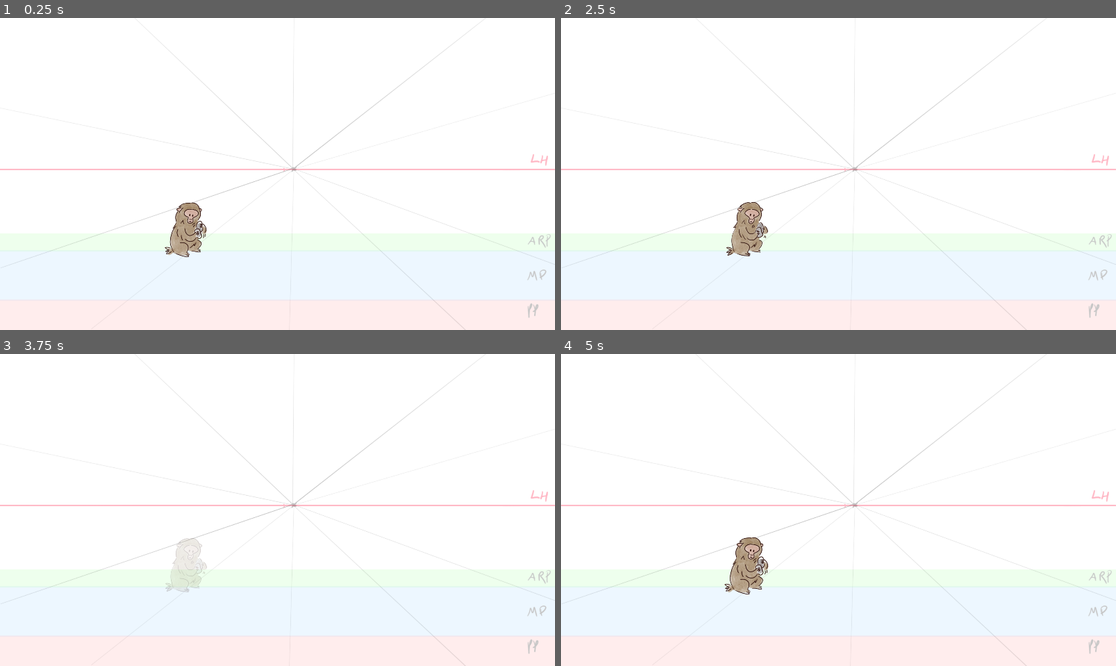
Above: before the commit, frames 1-4 (two rows, left to right).
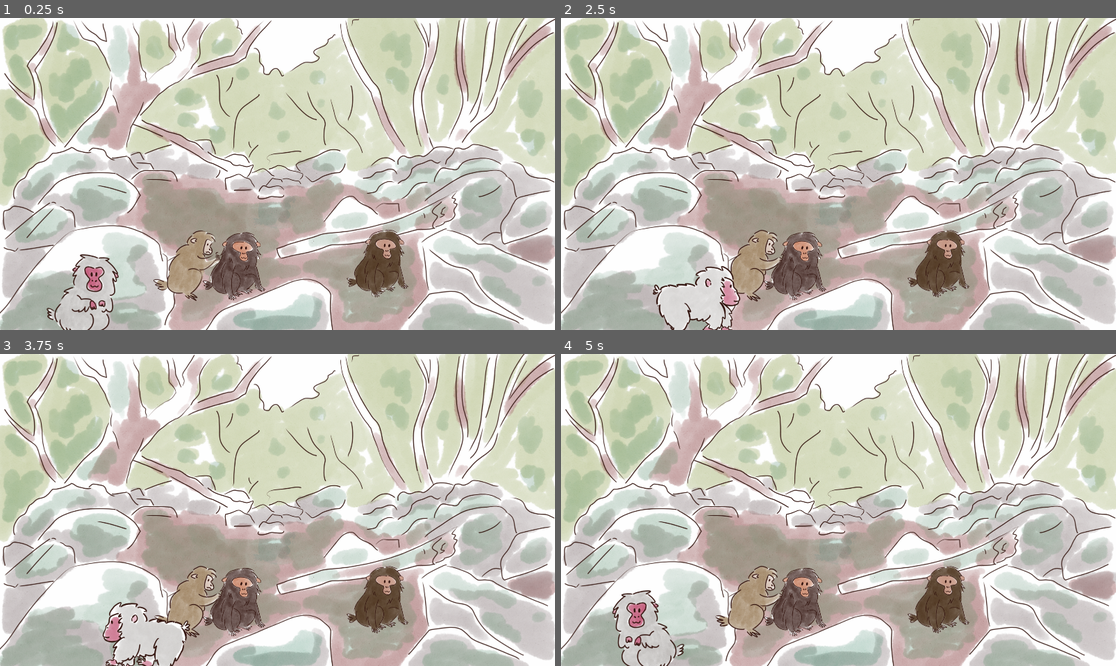
Above: after the commit, the same moments.

Repository: ManonMarchand/scientific-game-jam-25
Game: Godot game, scene res://levels/stage_1.tscn
The game is run twice, just before and just after one commit, with the same random seed, the same clock (stepped at 60 frames per second) and the same inputs. This scene is started directly instead of the project's main scene. The engine's default icon, where the game draws it, is replaced by a stand-in: a white triangle on a blue panel in a dark square.
Inputs (mouse positions are in pixels of both pictures, inside the frame that each line leads up to):
- Up to frame 1 (0.25 s): no input
- Up to frame 2 (2.5 s): tap Enter at 0.5 s; drag from (1071, 61) to (577, 220) at 0.52 s; drag from (916, 77) to (1071, 323) at 1.27 s; move the mouse to (921, 124) at 2.02 s; hold D (move_right) from 2.03 s (still down); tap Space (toggle_panel) at 2.1 s; click (921, 124) at 2.17 s
- Up to frame 3 (3.75 s): release D (move_right) at 2.75 s; drag from (194, 566) to (111, 463) at 2.77 s; move the mouse to (444, 556) at 3.52 s; hold A (move_left) from 3.53 s (still down); tap Space (toggle_panel) at 3.6 s
- Up to frame 4 (5 s): release A (move_left) at 4.25 s; drag from (916, 478) to (755, 566) at 4.27 s

The runs differ from the first frame. In frame 1, 82% of the frame differs, in the area x 0-100%, y 0-100%; in frame 2, 82%; in frame 3, 82%; in frame 4, 82%.

Commit message:
Singe anim tous vers le droite - Début création niveau avec stage global

Diff:
--- /dev/null
+++ b/monkey/levels/level_1/level_1.tscn
@@ -0,0 +1,21 @@
+[gd_scene load_steps=6 format=3 uid="uid://cuivveftisxl3"]
+
+[ext_resource type="Script" path="res://stage/stage.gd" id="1_tijhv"]
+[ext_resource type="PackedScene" uid="uid://csjksxnleujnl" path="res://levels/level_1/level_1_panel.tscn" id="2_rsorl"]
+[ext_resource type="PackedScene" uid="uid://cd8g353hqck3h" path="res://switch-panel/switch_panel.tscn" id="2_xqcnx"]
+[ext_resource type="PackedScene" uid="uid://c4ysry6xndv5u" path="res://player/player.tscn" id="3_74pf1"]
+[ext_resource type="PackedScene" uid="uid://dl72pns4rmvwh" path="res://levels/level_1/substage_level_1_1.tscn" id="3_q7jk4"]
+
+[node name="Stage" type="Node2D"]
+script = ExtResource("1_tijhv")
+substage_list = Array[PackedScene]([ExtResource("3_q7jk4")])
+
+[node name="SwitchPanel" parent="." instance=ExtResource("2_xqcnx")]
+z_index = 10
+panel_scene = ExtResource("2_rsorl")
+
+[node name="Player" parent="." instance=ExtResource("3_74pf1")]
+position = Vector2(284, 696)
+
+[connection signal="leave_left" from="Player" to="." method="_on_player_leave_left"]
+[connection signal="leave_right" from="Player" to="." method="_on_player_leave_right"]
--- /dev/null
+++ b/monkey/levels/level_1/level_1_old.tscn
@@ -0,0 +1,13 @@
+[gd_scene load_steps=4 format=3 uid="uid://bix33iqequr2a"]
+
+[ext_resource type="PackedScene" uid="uid://cd8g353hqck3h" path="res://switch-panel/switch_panel.tscn" id="1_j26t5"]
+[ext_resource type="PackedScene" uid="uid://csjksxnleujnl" path="res://levels/level_1/level_1_panel.tscn" id="2_5vaf4"]
+[ext_resource type="PackedScene" uid="uid://dl72pns4rmvwh" path="res://levels/level_1/substage_level_1_1.tscn" id="3_xpjma"]
+
+[node name="Level1Main" type="Node2D"]
+
+[node name="SwitchPanel" parent="." instance=ExtResource("1_j26t5")]
+panel_scene = ExtResource("2_5vaf4")
+
+[node name="Substage2" parent="." instance=ExtResource("3_xpjma")]
+z_index = -1
--- /dev/null
+++ b/monkey/levels/level_1/substage_level_1_1.tscn
@@ -0,0 +1,32 @@
+[gd_scene load_steps=4 format=3 uid="uid://dl72pns4rmvwh"]
+
+[ext_resource type="Texture2D" uid="uid://dk352su034jdm" path="res://assets/backgrounds/background1.png" id="1_8rx8p"]
+[ext_resource type="PackedScene" uid="uid://cw0aiwfwwm1fo" path="res://monkey/monkey.tscn" id="1_d2nyh"]
+[ext_resource type="PackedScene" uid="uid://c4ysry6xndv5u" path="res://player/player.tscn" id="3_eh6ol"]
+
+[node name="Substage" type="Node2D"]
+
+[node name="Backgroud" type="Sprite2D" parent="."]
+texture = ExtResource("1_8rx8p")
+centered = false
+
+[node name="MonkeyList" type="Node2D" parent="."]
+
+[node name="Monkey" parent="MonkeyList" instance=ExtResource("1_d2nyh")]
+position = Vector2(659, 857)
+monkey_number = 1
+monkey_animation = 7
+
+[node name="Monkey2" parent="MonkeyList" instance=ExtResource("1_d2nyh")]
+position = Vector2(816, 859)
+monkey_number = 2
+monkey_animation = 14
+
+[node name="Monkey3" parent="MonkeyList" instance=ExtResource("1_d2nyh")]
+position = Vector2(1312, 850)
+monkey_number = 3
+monkey_animation = 16
+monkey_is_intruder = true
+
+[node name="MainCharacter" parent="." instance=ExtResource("3_eh6ol")]
+position = Vector2(294, 966)
--- a/monkey/levels/level_1_main.tscn
+++ /dev/null
@@ -1,12 +0,0 @@
-[gd_scene load_steps=4 format=3 uid="uid://clf0cop1ps3h8"]
-
-[ext_resource type="PackedScene" uid="uid://cd8g353hqck3h" path="res://switch-panel/switch_panel.tscn" id="1_cbcy3"]
-[ext_resource type="PackedScene" uid="uid://csjksxnleujnl" path="res://levels/level_1_panel.tscn" id="2_rsorl"]
-[ext_resource type="PackedScene" uid="uid://p7mq5cg5xa8s" path="res://substage/substage.tscn" id="3_vvbr0"]
-
-[node name="Level1Main" type="Node2D"]
-
-[node name="SwitchPanel" parent="." instance=ExtResource("1_cbcy3")]
-panel_scene = ExtResource("2_rsorl")
-
-[node name="Substage" parent="." instance=ExtResource("3_vvbr0")]
--- a/monkey/levels/level_2.tscn
+++ /dev/null
@@ -1,50 +0,0 @@
-[gd_scene load_steps=5 format=3 uid="uid://ccrtfsh16jrah"]
-
-[ext_resource type="PackedScene" uid="uid://xj4y42plc61i" path="res://panel/diagram_node.tscn" id="1_02n26"]
-[ext_resource type="PackedScene" uid="uid://dwln8mmiw7tpp" path="res://panel/inventory.tscn" id="2_4qcb3"]
-[ext_resource type="PackedScene" uid="uid://bu53lurbsq12e" path="res://panel/link.tscn" id="3_e3sxs"]
-[ext_resource type="PackedScene" uid="uid://m0h11i3p4wpb" path="res://panel/portrait.tscn" id="3_yv04q"]
-
-[node name="Level2" type="Node2D"]
-
-[node name="case1" parent="." instance=ExtResource("1_02n26")]
-position = Vector2(358, 234)
-is_trespaser_node = false
-
-[node name="case2" parent="." instance=ExtResource("1_02n26")]
-position = Vector2(783, 231)
-is_trespaser_node = false
-
-[node name="case3" parent="." instance=ExtResource("1_02n26")]
-position = Vector2(573, 434)
-is_trespaser_node = false
-
-[node name="case4" parent="." instance=ExtResource("1_02n26")]
-position = Vector2(847, 437)
-is_trespaser_node = true
-
-[node name="Link12" parent="." node_paths=PackedStringArray("node_1", "node_2") instance=ExtResource("3_e3sxs")]
-position = Vector2(492, 746)
-node_1 = NodePath("../case1")
-node_2 = NodePath("../case2")
-
-[node name="Link23" parent="." node_paths=PackedStringArray("node_1", "node_2") instance=ExtResource("3_e3sxs")]
-position = Vector2(1368, 307)
-node_1 = NodePath("../case2")
-node_2 = NodePath("../case3")
-
-[node name="Portrait" parent="." instance=ExtResource("3_yv04q")]
-position = Vector2(1169, 166)
-
-[node name="Portrait2" parent="." instance=ExtResource("3_yv04q")]
-position = Vector2(1117, 343)
-
-[node name="Portrait3" parent="." instance=ExtResource("3_yv04q")]
-position = Vector2(1180, 581)
-
-[node name="Portrait4" parent="." instance=ExtResource("3_yv04q")]
-position = Vector2(1316, 467)
-
-[node name="Inventory" parent="." instance=ExtResource("2_4qcb3")]
-z_index = -1
-position = Vector2(1270, 400)
--- /dev/null
+++ b/monkey/levels/level_2/level_2.tscn
@@ -0,0 +1,13 @@
+[gd_scene load_steps=4 format=3 uid="uid://bnamp3mga4mdf"]
+
+[ext_resource type="PackedScene" uid="uid://cd8g353hqck3h" path="res://switch-panel/switch_panel.tscn" id="1_rbwnw"]
+[ext_resource type="PackedScene" uid="uid://ccrtfsh16jrah" path="res://levels/level_2/level_2_panel.tscn" id="2_dndb6"]
+[ext_resource type="PackedScene" uid="uid://dl72pns4rmvwh" path="res://levels/level_1/substage_level_1_1.tscn" id="3_s730y"]
+
+[node name="Level1Main" type="Node2D"]
+
+[node name="SwitchPanel" parent="." instance=ExtResource("1_rbwnw")]
+panel_scene = ExtResource("2_dndb6")
+
+[node name="Substage2" parent="." instance=ExtResource("3_s730y")]
+z_index = -1
--- /dev/null
+++ b/monkey/levels/level_2/level_2_old.tscn
@@ -0,0 +1,13 @@
+[gd_scene load_steps=4 format=3 uid="uid://blafmdlksyxas"]
+
+[ext_resource type="PackedScene" uid="uid://cd8g353hqck3h" path="res://switch-panel/switch_panel.tscn" id="1_apss8"]
+[ext_resource type="PackedScene" uid="uid://ccrtfsh16jrah" path="res://levels/level_2/level_2_panel.tscn" id="2_4285l"]
+[ext_resource type="PackedScene" uid="uid://dl72pns4rmvwh" path="res://levels/level_1/substage_level_1_1.tscn" id="3_kkq24"]
+
+[node name="Level1Main" type="Node2D"]
+
+[node name="SwitchPanel" parent="." instance=ExtResource("1_apss8")]
+panel_scene = ExtResource("2_4285l")
+
+[node name="Substage2" parent="." instance=ExtResource("3_kkq24")]
+z_index = -1
--- a/monkey/levels/level_1.tscn
+++ b/monkey/levels/level_2/level_2_panel.tscn
@@ -1,36 +1,47 @@
-[gd_scene load_steps=5 format=3 uid="uid://cpnxvtyosj725"]
+[gd_scene load_steps=5 format=3 uid="uid://ccrtfsh16jrah"]
 
 [ext_resource type="PackedScene" uid="uid://xj4y42plc61i" path="res://panel/diagram_node.tscn" id="1_02n26"]
 [ext_resource type="PackedScene" uid="uid://dwln8mmiw7tpp" path="res://panel/inventory.tscn" id="2_4qcb3"]
 [ext_resource type="PackedScene" uid="uid://bu53lurbsq12e" path="res://panel/link.tscn" id="3_e3sxs"]
 [ext_resource type="PackedScene" uid="uid://m0h11i3p4wpb" path="res://panel/portraits/portrait.tscn" id="3_yv04q"]
 
-[node name="Level1" type="Node2D"]
+[node name="Level2" type="Node2D"]
 
 [node name="case1" parent="." instance=ExtResource("1_02n26")]
-position = Vector2(257, 240)
+position = Vector2(358, 234)
 
 [node name="case2" parent="." instance=ExtResource("1_02n26")]
-position = Vector2(732, 239)
+position = Vector2(697, 230)
 
 [node name="case3" parent="." instance=ExtResource("1_02n26")]
-position = Vector2(498, 451)
+position = Vector2(520, 431)
+
+[node name="case4" parent="." instance=ExtResource("1_02n26")]
+position = Vector2(846, 435)
 is_trespaser_node = true
 
-[node name="link12" parent="." node_paths=PackedStringArray("node_1", "node_2") instance=ExtResource("3_e3sxs")]
+[node name="Link12" parent="." node_paths=PackedStringArray("node_1", "node_2") instance=ExtResource("3_e3sxs")]
 position = Vector2(492, 746)
 node_1 = NodePath("../case1")
 node_2 = NodePath("../case2")
 
+[node name="Link23" parent="." node_paths=PackedStringArray("node_1", "node_2") instance=ExtResource("3_e3sxs")]
+position = Vector2(1368, 307)
+node_1 = NodePath("../case2")
+node_2 = NodePath("../case3")
+
 [node name="Portrait" parent="." instance=ExtResource("3_yv04q")]
-position = Vector2(1238, 201)
+position = Vector2(1122, 169)
 
 [node name="Portrait2" parent="." instance=ExtResource("3_yv04q")]
-position = Vector2(1240, 362)
+position = Vector2(1119, 321)
 
 [node name="Portrait3" parent="." instance=ExtResource("3_yv04q")]
-position = Vector2(1225, 523)
+position = Vector2(1120, 470)
+
+[node name="Portrait4" parent="." instance=ExtResource("3_yv04q")]
+position = Vector2(1114, 624)
 
 [node name="Inventory" parent="." instance=ExtResource("2_4qcb3")]
 z_index = -1
-position = Vector2(1275, 412)
+position = Vector2(1357, 403)
--- /dev/null
+++ b/monkey/levels/level_2/substage_level_2_1.tscn
@@ -0,0 +1,34 @@
+[gd_scene load_steps=4 format=3 uid="uid://hqbv4jex4ta1"]
+
+[ext_resource type="Texture2D" uid="uid://djfxlyn2ju03u" path="res://assets/backgrounds/background0.png" id="1_0kbli"]
+[ext_resource type="PackedScene" uid="uid://cw0aiwfwwm1fo" path="res://monkey/monkey.tscn" id="2_1nurh"]
+[ext_resource type="PackedScene" uid="uid://c4ysry6xndv5u" path="res://player/player.tscn" id="3_ir42l"]
+
+[node name="Substage" type="Node2D"]
+
+[node name="Backgroud" type="Sprite2D" parent="."]
+texture = ExtResource("1_0kbli")
+centered = false
+
+[node name="MonkeyList" type="Node2D" parent="."]
+
+[node name="Monkey" parent="MonkeyList" instance=ExtResource("2_1nurh")]
+position = Vector2(802, 851)
+scale = Vector2(-1, 1)
+monkey_number = 2
+monkey_animation = 12
+
+[node name="Monkey2" parent="MonkeyList" instance=ExtResource("2_1nurh")]
+position = Vector2(576, 843)
+scale = Vector2(-1, 1)
+monkey_number = 1
+monkey_animation = 14
+
+[node name="Monkey3" parent="MonkeyList" instance=ExtResource("2_1nurh")]
+position = Vector2(1312, 850)
+monkey_number = 3
+monkey_animation = 17
+monkey_is_intruder = true
+
+[node name="MainCharacter" parent="." instance=ExtResource("3_ir42l")]
+position = Vector2(253, 879)
--- /dev/null
+++ b/monkey/levels/level_2/substage_level_2_2.tscn
@@ -0,0 +1,32 @@
+[gd_scene load_steps=4 format=3 uid="uid://cdqpt8n5kjdf7"]
+
+[ext_resource type="Texture2D" uid="uid://djfxlyn2ju03u" path="res://assets/backgrounds/background0.png" id="1_fsjnm"]
+[ext_resource type="PackedScene" uid="uid://cw0aiwfwwm1fo" path="res://monkey/monkey.tscn" id="2_ej43m"]
+[ext_resource type="PackedScene" uid="uid://c4ysry6xndv5u" path="res://player/player.tscn" id="3_r3fpq"]
+
+[node name="Substage" type="Node2D"]
+
+[node name="Backgroud" type="Sprite2D" parent="."]
+texture = ExtResource("1_fsjnm")
+centered = false
+
+[node name="MonkeyList" type="Node2D" parent="."]
+
+[node name="Monkey" parent="MonkeyList" instance=ExtResource("2_ej43m")]
+position = Vector2(802, 851)
+monkey_number = 2
+monkey_animation = 18
+
+[node name="Monkey2" parent="MonkeyList" instance=ExtResource("2_ej43m")]
+position = Vector2(644, 847)
+monkey_number = 3
+monkey_animation = 11
+
+[node name="Monkey3" parent="MonkeyList" instance=ExtResource("2_ej43m")]
+position = Vector2(1312, 850)
+monkey_number = 4
+monkey_animation = 16
+monkey_is_intruder = true
+
+[node name="MainCharacter" parent="." instance=ExtResource("3_r3fpq")]
+position = Vector2(253, 879)
--- a/monkey/levels/level_2_panel.tscn
+++ /dev/null
@@ -1,50 +0,0 @@
-[gd_scene load_steps=5 format=3 uid="uid://ccrtfsh16jrah"]
-
-[ext_resource type="PackedScene" uid="uid://xj4y42plc61i" path="res://panel/diagram_node.tscn" id="1_02n26"]
-[ext_resource type="PackedScene" uid="uid://dwln8mmiw7tpp" path="res://panel/inventory.tscn" id="2_4qcb3"]
-[ext_resource type="PackedScene" uid="uid://bu53lurbsq12e" path="res://panel/link.tscn" id="3_e3sxs"]
-[ext_resource type="PackedScene" uid="uid://m0h11i3p4wpb" path="res://panel/portrait.tscn" id="3_yv04q"]
-
-[node name="Level2" type="Node2D"]
-
-[node name="case1" parent="." instance=ExtResource("1_02n26")]
-position = Vector2(358, 234)
-is_trespaser_node = false
-
-[node name="case2" parent="." instance=ExtResource("1_02n26")]
-position = Vector2(783, 231)
-is_trespaser_node = false
-
-[node name="case3" parent="." instance=ExtResource("1_02n26")]
-position = Vector2(573, 434)
-is_trespaser_node = false
-
-[node name="case4" parent="." instance=ExtResource("1_02n26")]
-position = Vector2(847, 437)
-is_trespaser_node = true
-
-[node name="Link12" parent="." node_paths=PackedStringArray("node_1", "node_2") instance=ExtResource("3_e3sxs")]
-position = Vector2(492, 746)
-node_1 = NodePath("../case1")
-node_2 = NodePath("../case2")
-
-[node name="Link23" parent="." node_paths=PackedStringArray("node_1", "node_2") instance=ExtResource("3_e3sxs")]
-position = Vector2(1368, 307)
-node_1 = NodePath("../case2")
-node_2 = NodePath("../case3")
-
-[node name="Portrait" parent="." instance=ExtResource("3_yv04q")]
-position = Vector2(1169, 166)
-
-[node name="Portrait2" parent="." instance=ExtResource("3_yv04q")]
-position = Vector2(1117, 343)
-
-[node name="Portrait3" parent="." instance=ExtResource("3_yv04q")]
-position = Vector2(1180, 581)
-
-[node name="Portrait4" parent="." instance=ExtResource("3_yv04q")]
-position = Vector2(1316, 467)
-
-[node name="Inventory" parent="." instance=ExtResource("2_4qcb3")]
-z_index = -1
-position = Vector2(1270, 400)
--- a/monkey/levels/level_3_panel.tscn
+++ /dev/null
@@ -1,55 +0,0 @@
-[gd_scene load_steps=5 format=3 uid="uid://sni25viakfdc"]
-
-[ext_resource type="PackedScene" uid="uid://xj4y42plc61i" path="res://panel/diagram_node.tscn" id="1_npw1k"]
-[ext_resource type="PackedScene" uid="uid://bu53lurbsq12e" path="res://panel/link.tscn" id="2_a0u20"]
-[ext_resource type="PackedScene" uid="uid://m0h11i3p4wpb" path="res://panel/portrait.tscn" id="3_wp4xk"]
-[ext_resource type="PackedScene" uid="uid://dwln8mmiw7tpp" path="res://panel/inventory.tscn" id="4_75whg"]
-
-[node name="Level3" type="Node2D"]
-
-[node name="case1" parent="." instance=ExtResource("1_npw1k")]
-position = Vector2(358, 234)
-is_trespaser_node = false
-
-[node name="case2" parent="." instance=ExtResource("1_npw1k")]
-position = Vector2(783, 231)
-is_trespaser_node = false
-
-[node name="case3" parent="." instance=ExtResource("1_npw1k")]
-position = Vector2(573, 434)
-is_trespaser_node = false
-
-[node name="case4" parent="." instance=ExtResource("1_npw1k")]
-position = Vector2(847, 437)
-is_trespaser_node = true
-
-[node name="Link12" parent="." node_paths=PackedStringArray("node_1", "node_2") instance=ExtResource("2_a0u20")]
-position = Vector2(492, 746)
-node_1 = NodePath("../case1")
-node_2 = NodePath("../case2")
-
-[node name="Link23" parent="." node_paths=PackedStringArray("node_1", "node_2") instance=ExtResource("2_a0u20")]
-position = Vector2(1368, 307)
-node_1 = NodePath("../case2")
-node_2 = NodePath("../case3")
-
-[node name="Link13" parent="." node_paths=PackedStringArray("node_1", "node_2") instance=ExtResource("2_a0u20")]
-position = Vector2(1368, 307)
-node_1 = NodePath("../case1")
-node_2 = NodePath("../case3")
-
-[node name="Portrait" parent="." instance=ExtResource("3_wp4xk")]
-position = Vector2(1169, 166)
-
-[node name="Portrait2" parent="." instance=ExtResource("3_wp4xk")]
-position = Vector2(1117, 343)
-
-[node name="Portrait3" parent="." instance=ExtResource("3_wp4xk")]
-position = Vector2(1180, 581)
-
-[node name="Portrait4" parent="." instance=ExtResource("3_wp4xk")]
-position = Vector2(1316, 467)
-
-[node name="Inventory" parent="." instance=ExtResource("4_75whg")]
-z_index = -1
-position = Vector2(1201, 406)
--- a/monkey/levels/level_4.tscn
+++ b/monkey/levels/level_4/level_4_panel.tscn
@@ -9,15 +9,12 @@
 
 [node name="case1" parent="." instance=ExtResource("1_bmgxq")]
 position = Vector2(358, 234)
-is_trespaser_node = false
 
 [node name="case2" parent="." instance=ExtResource("1_bmgxq")]
 position = Vector2(783, 231)
-is_trespaser_node = false
 
 [node name="case3" parent="." instance=ExtResource("1_bmgxq")]
 position = Vector2(573, 434)
-is_trespaser_node = false
 
 [node name="case4" parent="." instance=ExtResource("1_bmgxq")]
 position = Vector2(847, 437)
--- a/monkey/levels/level_4_panel.tscn
+++ /dev/null
@@ -1,55 +0,0 @@
-[gd_scene load_steps=5 format=3 uid="uid://dm5rfd5b5wveo"]
-
-[ext_resource type="PackedScene" uid="uid://xj4y42plc61i" path="res://panel/diagram_node.tscn" id="1_bmgxq"]
-[ext_resource type="PackedScene" uid="uid://bu53lurbsq12e" path="res://panel/link.tscn" id="2_ewd7p"]
-[ext_resource type="PackedScene" uid="uid://m0h11i3p4wpb" path="res://panel/portrait.tscn" id="3_4mvo0"]
-[ext_resource type="PackedScene" uid="uid://dwln8mmiw7tpp" path="res://panel/inventory.tscn" id="4_jjbkk"]
-
-[node name="Level3" type="Node2D"]
-
-[node name="case1" parent="." instance=ExtResource("1_bmgxq")]
-position = Vector2(358, 234)
-is_trespaser_node = false
-
-[node name="case2" parent="." instance=ExtResource("1_bmgxq")]
-position = Vector2(783, 231)
-is_trespaser_node = false
-
-[node name="case3" parent="." instance=ExtResource("1_bmgxq")]
-position = Vector2(573, 434)
-is_trespaser_node = false
-
-[node name="case4" parent="." instance=ExtResource("1_bmgxq")]
-position = Vector2(847, 437)
-is_trespaser_node = true
-
-[node name="Link12" parent="." node_paths=PackedStringArray("node_1", "node_2") instance=ExtResource("2_ewd7p")]
-position = Vector2(492, 746)
-node_1 = NodePath("../case1")
-node_2 = NodePath("../case2")
-
-[node name="Link23" parent="." node_paths=PackedStringArray("node_1", "node_2") instance=ExtResource("2_ewd7p")]
-position = Vector2(1368, 307)
-node_1 = NodePath("../case2")
-node_2 = NodePath("../case3")
-
-[node name="Link13" parent="." node_paths=PackedStringArray("node_1", "node_2") instance=ExtResource("2_ewd7p")]
-position = Vector2(1368, 307)
-node_1 = NodePath("../case1")
-node_2 = NodePath("../case3")
-
-[node name="Portrait" parent="." instance=ExtResource("3_4mvo0")]
-position = Vector2(1169, 166)
-
-[node name="Portrait2" parent="." instance=ExtResource("3_4mvo0")]
-position = Vector2(1117, 343)
-
-[node name="Portrait3" parent="." instance=ExtResource("3_4mvo0")]
-position = Vector2(1180, 581)
-
-[node name="Portrait4" parent="." instance=ExtResource("3_4mvo0")]
-position = Vector2(1316, 467)
-
-[node name="Inventory" parent="." instance=ExtResource("4_jjbkk")]
-z_index = -1
-position = Vector2(1201, 406)
--- a/monkey/levels/stage_1.tscn
+++ b/monkey/levels/stage_1.tscn
@@ -1,10 +1,10 @@
 [gd_scene load_steps=6 format=3 uid="uid://cn8vrahwiy520"]
 
 [ext_resource type="Script" path="res://stage/stage.gd" id="1_thpck"]
-[ext_resource type="PackedScene" uid="uid://dl72pns4rmvwh" path="res://levels/substage_level_1_1.tscn" id="2_3bvqe"]
+[ext_resource type="PackedScene" uid="uid://dl72pns4rmvwh" path="res://levels/level_1/substage_level_1_1.tscn" id="2_3bvqe"]
 [ext_resource type="PackedScene" uid="uid://cd8g353hqck3h" path="res://switch-panel/switch_panel.tscn" id="2_motuf"]
 [ext_resource type="PackedScene" uid="uid://c4ysry6xndv5u" path="res://player/player.tscn" id="3_dmsql"]
-[ext_resource type="PackedScene" uid="uid://csjksxnleujnl" path="res://levels/level_1_panel.tscn" id="4_jktfb"]
+[ext_resource type="PackedScene" uid="uid://csjksxnleujnl" path="res://levels/level_1/level_1_panel.tscn" id="4_jktfb"]
 
 [node name="Stage" type="Node2D"]
 script = ExtResource("1_thpck")
--- a/monkey/levels/substage_level_1_1.tscn
+++ /dev/null
@@ -1,17 +0,0 @@
-[gd_scene load_steps=3 format=3 uid="uid://dl72pns4rmvwh"]
-
-[ext_resource type="Texture2D" uid="uid://djfxlyn2ju03u" path="res://assets/backgrounds/background0.png" id="1_4uraw"]
-[ext_resource type="PackedScene" uid="uid://cw0aiwfwwm1fo" path="res://monkey/monkey.tscn" id="1_d2nyh"]
-
-[node name="Substage" type="Node2D"]
-
-[node name="Backgroud" type="Sprite2D" parent="."]
-texture = ExtResource("1_4uraw")
-centered = false
-
-[node name="MonkeyList" type="Node2D" parent="."]
-
-[node name="Monkey" parent="MonkeyList" instance=ExtResource("1_d2nyh")]
-position = Vector2(668, 730)
-monkey_number = 1
-monkey_animation = 1
--- a/monkey/stage/stage.tscn
+++ b/monkey/stage/stage.tscn
@@ -4,7 +4,7 @@
 [ext_resource type="Script" path="res://stage/stage.gd" id="1_mlk6n"]
 [ext_resource type="PackedScene" uid="uid://c4ysry6xndv5u" path="res://player/player.tscn" id="3_ukuwo"]
 
-[node name="Stage" type="Node2D"]
+[node name="Stage2" type="Node2D"]
 script = ExtResource("1_mlk6n")
 
 [node name="SwitchPanel" parent="." instance=ExtResource("1_726vd")]
Binary file added: monkey/assets/backgrounds/background1.png
Not shown, added: monkey/assets/backgrounds/background1.png.import
Binary file changed: monkey/assets/monkeys/anim_singes/Ginette/grooming_Ginette_1.png
Binary file changed: monkey/assets/monkeys/anim_singes/Ginette/grooming_Ginette_2.png
Binary file changed: monkey/assets/monkeys/anim_singes/Ginette/idle_Ginette_1.png
Binary file changed: monkey/assets/monkeys/anim_singes/Ginette/idle_Ginette_2.png
Binary file changed: monkey/assets/monkeys/anim_singes/Jacques/grooming_Jacques_1.png
Binary file changed: monkey/assets/monkeys/anim_singes/Jacques/grooming_Jacques_2.png
Binary file changed: monkey/assets/monkeys/anim_singes/Jacques/idle_Jacques_1.png
Binary file changed: monkey/assets/monkeys/anim_singes/Jacques/idle_Jacques_2.png
Binary file changed: monkey/assets/monkeys/anim_singes/Jean/grooming_Jean_1.png
Binary file changed: monkey/assets/monkeys/anim_singes/Jean/grooming_Jean_2.png
(and 16 more such lines)
